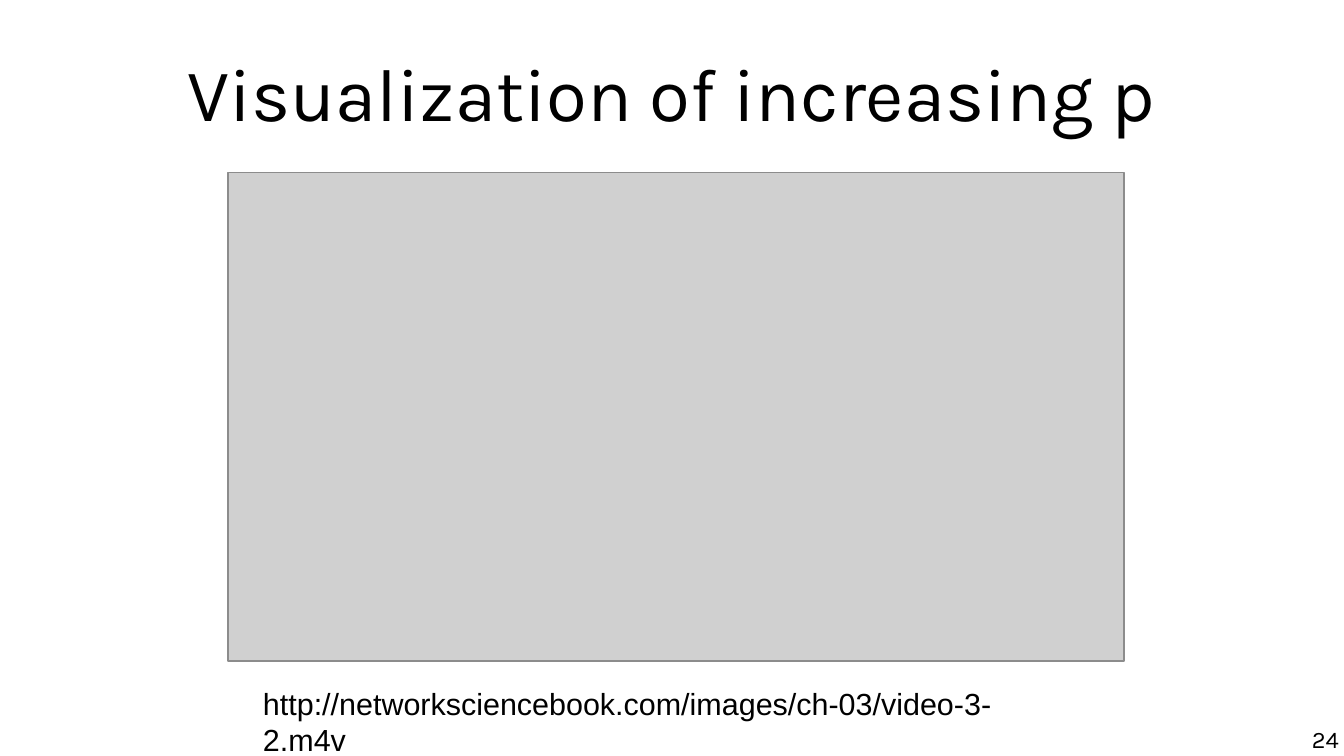
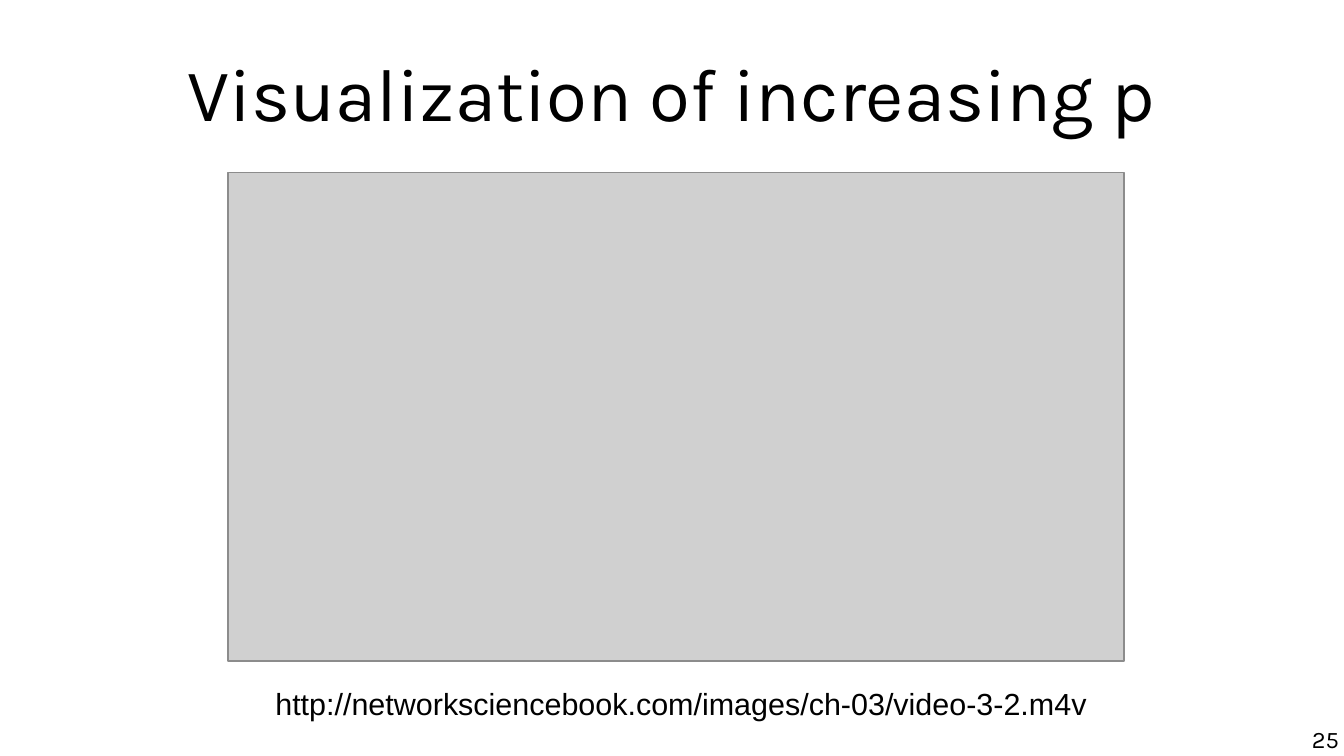
Before and after one commit to chatox/networks-science-course, a slide deck: slide 25 of theory/tt03_random_networks.odp (slide 24 before the commit). Drawn at 1344x756 pixels with LibreOffice and Linux fonts; fonts in the diff are those of the drawing; grey boxes stand for pictures. Boxes give left, top, right and bottom in pixels: in the first picture for what was removed or moved away, otherwise in the second. Text is boxed around its words. In the diff, an @@ line names an element or a change of style, - is before the commit and + after.

```diff
--- a/theory/tt03_random_networks.odp
+++ b/theory/tt03_random_networks.odp
@@ text "http://networksciencebook.com/images/ch-03/video-3-2.m4v" moved from (x1=263, y1=693, x2=991, y2=751) to (x1=275, y1=693, x2=1086, y2=721) @@
@@ text "http://networksciencebook.com/images/ch-03/video-3-2.m4v" at (x1=275, y1=693, x2=1086, y2=721): alignment left to centre @@
@@ page number at (x1=1312, y1=733, x2=1339, y2=749): text changed @@
-24
+25
```
Also in this commit, not shown: 14 other slides changed, 1 slide added, 4 other files.
